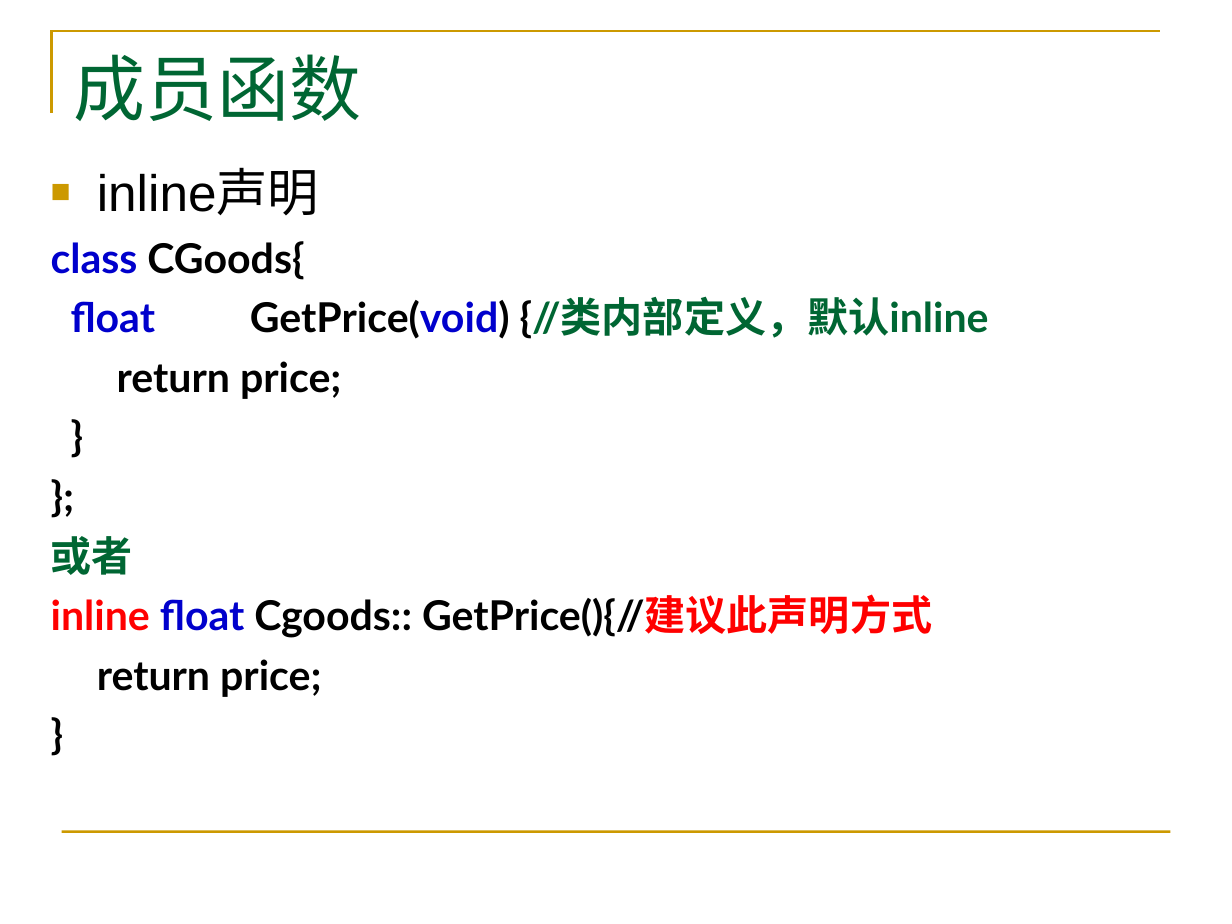
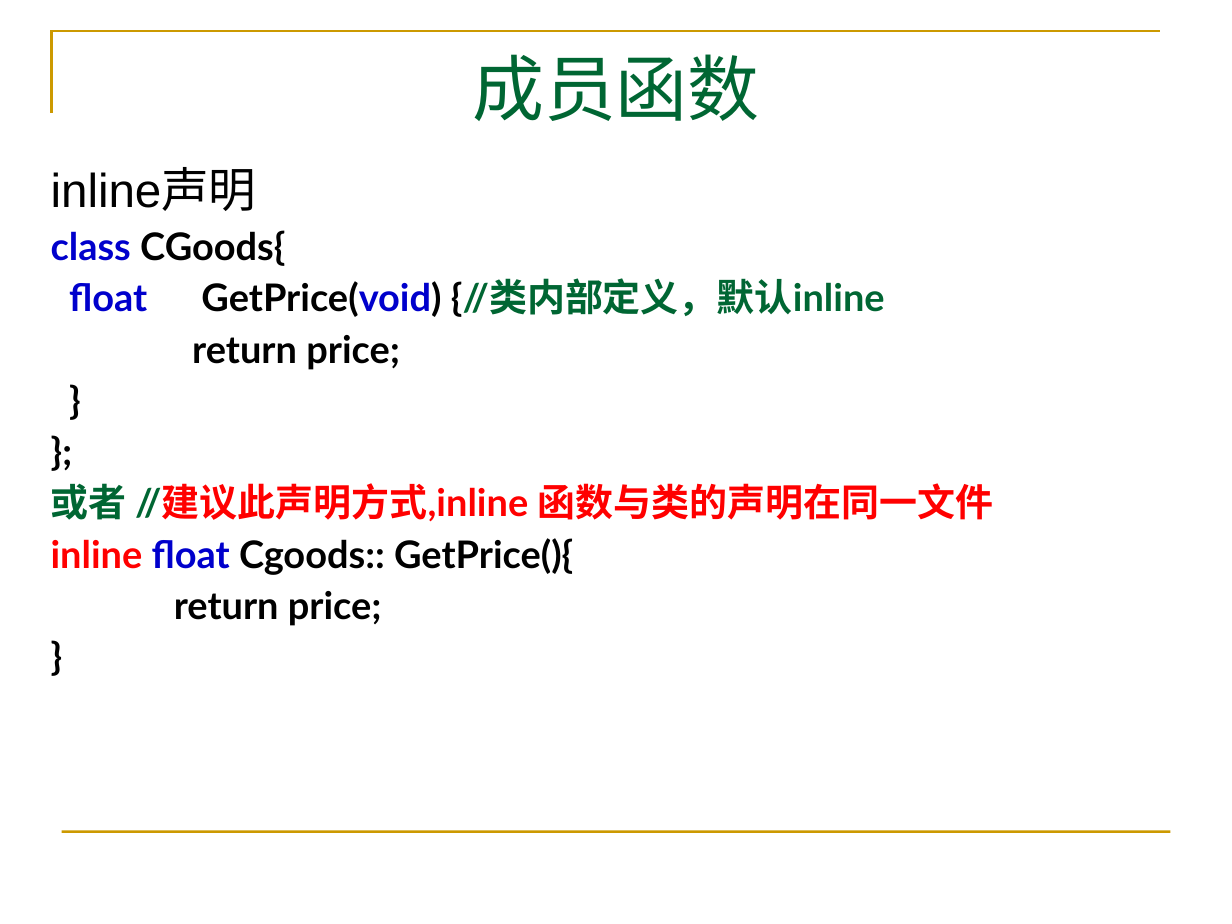
Before and after one commit to Changhe160/Changhe160.github.io, a slide deck: slide 11 of teachingRes/Cplusplus/unit04类与对象.ppt (slide 13 before the commit). Drawn at 1232x924 pixels with LibreOffice and Linux fonts; fonts in the diff are those of the drawing. Boxes give left, top, right and bottom in pixels: in the first picture for what was removed or moved away, otherwise in the second. Text is boxed around its words. In the diff, an @@ line names an element or a change of style, - is before the commit and + after.

```diff
--- a/teachingRes/Cplusplus/unit04类与对象.ppt
+++ b/teachingRes/Cplusplus/unit04类与对象.ppt
@@ title "成员函数" at bbox=[472, 54, 760, 121]: font Times New Roman to Arial; alignment left to centre @@
@@ text at bbox=[51, 170, 885, 626]: size 30 to 27.8 pt in "inline声明"; size 24 to 22.2 pt in "class CGoods{", "float GetPrice(void) {//类内部定义，默认inline", "return price;", "}" and 3 more places; bullet ■ to none; alignment justified to left; indent changed; line spacing 1 to 0.9 @@
@@ text at bbox=[51, 483, 994, 575]: text changed; size 24 to 22.2 pt; text colour #000000 to #FF0000 @@
-或者
-inline float Cgoods:: GetPrice(){//建议此声明方式
+或者 //建议此声明方式,inline 函数与类的声明在同一文件
+inline float Cgoods:: GetPrice(){
```
Also in this commit, not shown: 87 other slides changed, 2 slides removed, 1 other file.
